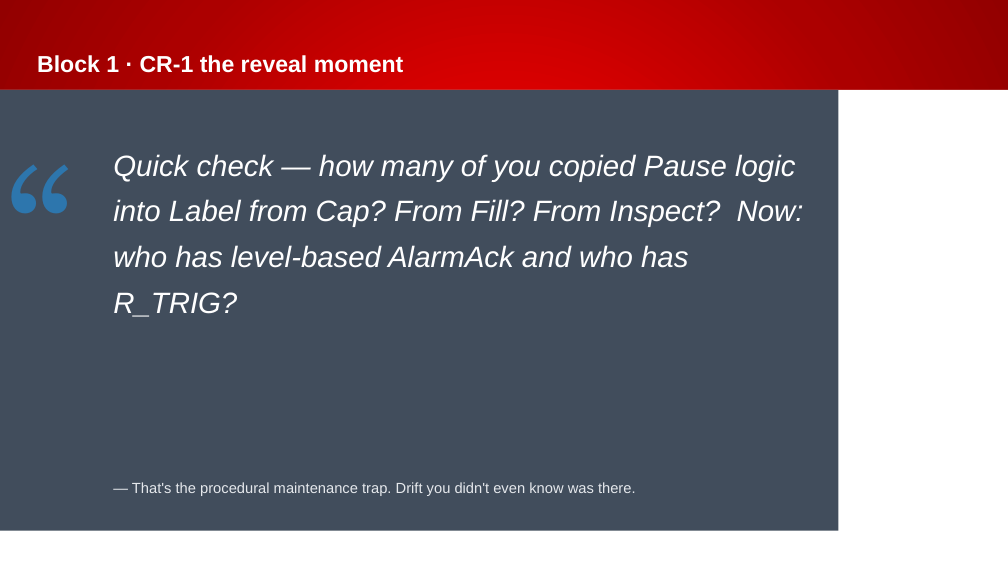
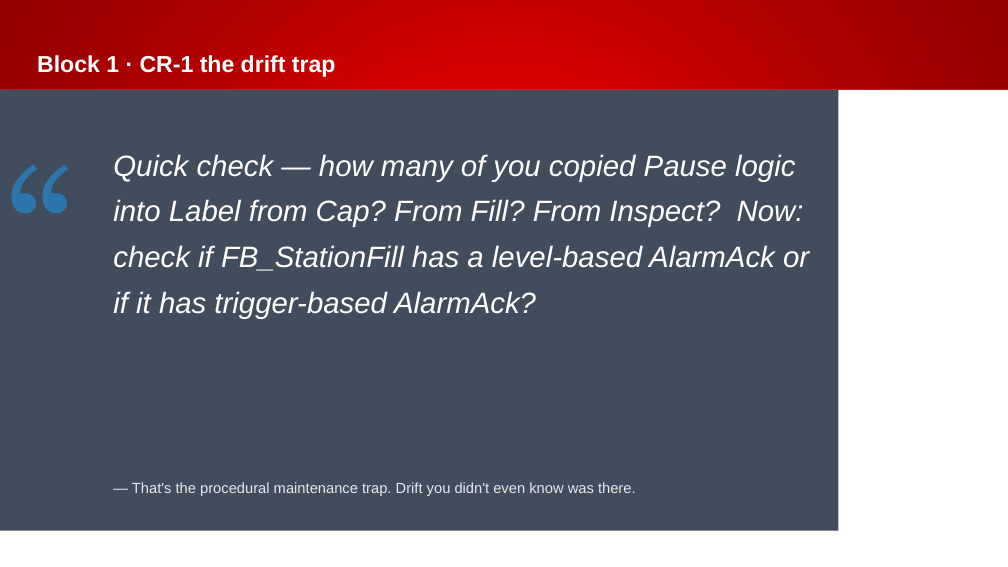
Before and after one commit to Beckhoff-USA-Community/Procedural_To_SOLID, a slide deck: slide 23 of presentation/NEM2026_workshop.pptx (slide 15 before the commit). Drawn at 1008x567 pixels with LibreOffice and Linux fonts; fonts in the diff are those of the drawing; background and template pictures are left out. Boxes give left, top, right and bottom in pixels: in the first picture for what was removed or moved away, otherwise in the second. Text is boxed around its words. In the diff, an @@ line names an element or a change of style, - is before the commit and + after.

```diff
--- a/presentation/NEM2026_workshop.pptx
+++ b/presentation/NEM2026_workshop.pptx
@@ title at (x1=37, y1=55, x2=336, y2=77): text changed @@
-Block 1 · CR-1 the reveal moment
+Block 1 · CR-1 the drift trap
@@ text at (x1=113, y1=154, x2=809, y2=319): text changed @@
-Quick check — how many of you copied Pause logic into Label from Cap? From Fill? From Inspect? Now: who has level-based AlarmAck and who has R_TRIG?
+Quick check — how many of you copied Pause logic into Label from Cap? From Fill? From Inspect? Now: check if FB_StationFill has a level-based AlarmAck or if it has trigger-based AlarmAck?
```
Also in this commit, not shown: 21 other slides changed, 15 slides added, 1 slide removed.
